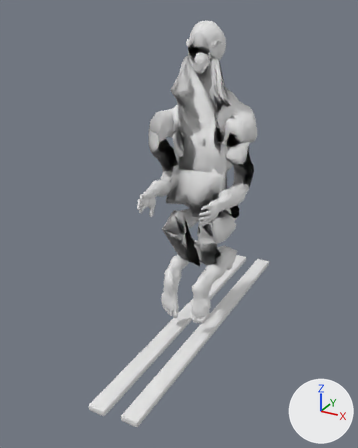
Two versions of the glTF model assets/athlete_body.glb, one commit apart.
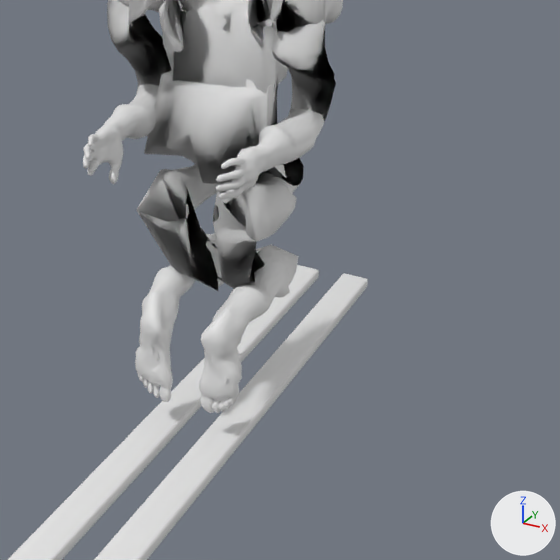
Old and new are each drawn whole from a 50 mm lens placed at (0.972, -1.983, 0.507), pointed at (-0.06, -0.107, -0.431) and again close up on the part from 28% to 100% of the width and 29% to 87% of the height. The lights are fixed; the arrows at lower right show +X, +Y and +Z. The first two pictures are the older version. The close-ups show mesh edges as thin lines.

Before the edit, the objects in view are built like this:
```python
me_cube = bpy.data.meshes.new('Cube')
me_cube.from_pydata(...)  # 96 vertices, 188 faces; spans x -0.12..-0.04, y -0.78..0.77, z -1.02..-1.0
me_cube_001 = bpy.data.meshes.new('Cube.001')
me_cube_001.from_pydata(...)  # 96 vertices, 188 faces; spans x 0.04..0.12, y -0.77..0.78, z -1.02..-1.0
me_humanbase = bpy.data.meshes.new('humanBase')
me_humanbase.from_pydata(...)  # 9234 vertices, 18456 faces; spans x -0.244..0.248, y -0.32..0.18, z -0.929..0.453
# faces by material slot: [13174, 2281, 3001]
me_humanbase.materials.append(mat_suitmat)  # white #e7e7e7
me_humanbase.materials.append(mat_helmetmat)  # white #e7e7e7
me_humanbase.materials.append(mat_facemat)  # white #e7e7e7
ob_athletebody = bpy.data.objects.new('athleteBody', me_humanbase)
ob_athletebody.location = (0.0, 0.0, 0.0)
ob_skil = bpy.data.objects.new('skiL', me_cube)
ob_skil.location = (0.0, 0.0, 0.0)
ob_skir = bpy.data.objects.new('skiR', me_cube_001)
ob_skir.location = (0.0, 0.0, 0.0)
```
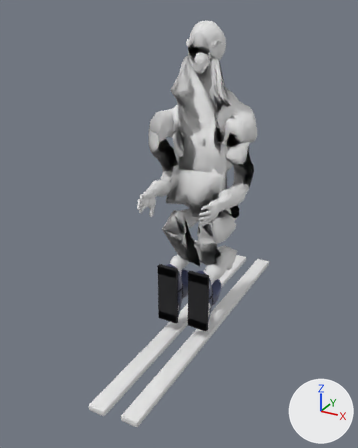
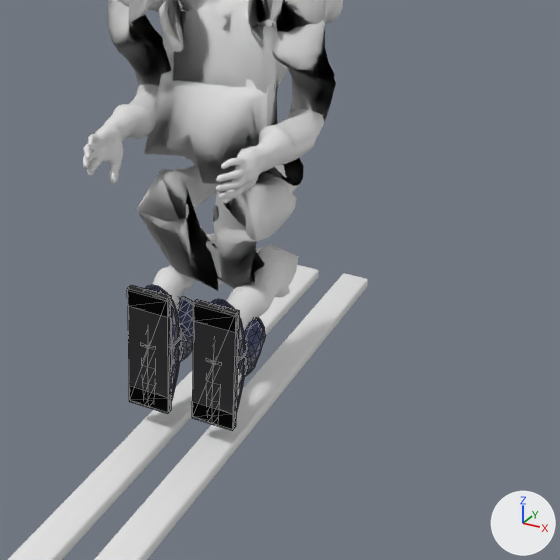
Changed parts and their boxes (x1, y1, x2, y2) in the close-ups (560 x 560 px):
'athleteBootR', added
    after: (192, 299, 266, 431)
    faces in mat_bootsole (black #1d1d1f): (192, 299, 248, 431)
    faces in mat_bootshell (dark blue #3f4565): (211, 299, 256, 414)
    faces in mat_bootcuff (dark blue #454d74): (244, 317, 266, 365)
'athleteBootL', added
    after: (127, 285, 193, 414)
    faces in mat_bootsole (black #1d1d1f): (127, 285, 183, 414)
    faces in mat_bootshell (dark blue #3f4565): (145, 285, 193, 401)
    faces in mat_bootcuff (dark blue #454d74): (178, 297, 193, 349)

The edits, one by one:
Material 'bootLip' (mat_bootlip) is new.
Its base color is (0.17, 0.18, 0.21) (grey #73767e).
Its roughness is 0.6.
Material 'bootSole' (mat_bootsole) is new.
Its base color is (0.012, 0.012, 0.014) (black #1d1d1f).
Its roughness is 0.85.
Material 'bootShell' (mat_bootshell) is new.
Its base color is (0.05, 0.06, 0.13) (dark blue #3f4565).
Its roughness is 0.35.
Material 'bootCuff' (mat_bootcuff) is new.
Its base color is (0.06, 0.075, 0.175) (dark blue #454d74).
Its roughness is 0.45.
Mesh me_athletebootr is new.
It has 368 vertices, 708 faces and spans x 0.024..0.128, y -0.173..0.007, z -0.934..-0.634.
Faces by material slot: [164, 400, 96, 48].
It uses material mat_bootsole (black #1d1d1f).
It uses material mat_bootshell (dark blue #3f4565).
It uses material mat_bootcuff (dark blue #454d74).
It uses material mat_bootlip (grey #73767e).
Mesh me_athletebootl is new.
It has 368 vertices, 708 faces and spans x -0.133..-0.029, y -0.19..-0.009, z -0.932..-0.632.
Faces by material slot: [164, 400, 96, 48].
It uses material mat_bootsole (black #1d1d1f).
It uses material mat_bootshell (dark blue #3f4565).
It uses material mat_bootcuff (dark blue #454d74).
It uses material mat_bootlip (grey #73767e).
Object 'athleteBootR' (ob_athletebootr) is new; it shows me_athletebootr.
Its location is (0.0, 0.0, 0.0).
Object 'athleteBootL' (ob_athletebootl) is new; it shows me_athletebootl.
Its location is (0.0, 0.0, 0.0).
